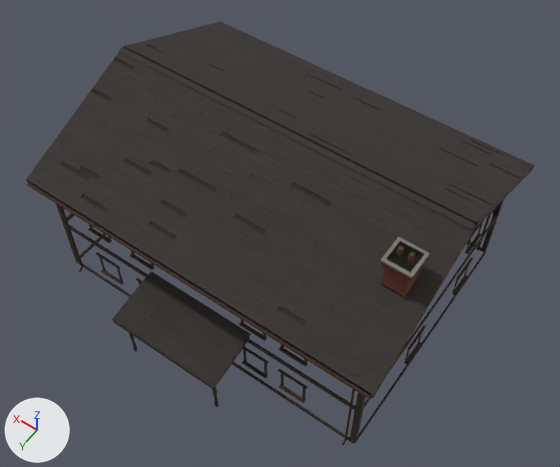
Before and after pictures for a commit that changed the glTF model assets/blender/glb/FarmhouseExterior.glb.
One viewpoint serves both versions: a camera (50 mm lens) standing at (-53.6, 75.6, 126.3) and looking at (-3.4, 5.4, 15.9). The lights are fixed; the arrows at lower left show +X, +Y and +Z. The first picture is the older version.

Before the edit, the objects in view are built like this:
```python
me_farmhouseexterior_brick = bpy.data.meshes.new('FarmhouseExterior_brick')
me_farmhouseexterior_brick.from_pydata(...)  # a box spanning x -32.0..-28.0, y 10.0..14.0, z 19.0..37.2; a box spanning x -32.2..-27.8, y 9.8..14.2, z 35.6..36.2; a box spanning x -32.5..-27.5, y 9.6..14.4, z 36.2..36.8; a 10-sided cylinder along z spanning x -31.3..-30.5, y 11.6..12.4, z 37.2..38.5; a 10-sided cylinder along z spanning x -29.5..-28.7, y 11.6..12.4, z 37.2..38.5
me_farmhouseexterior_brick.materials.append(mat_m_brick)
me_farmhouseexterior_roof_deck = bpy.data.meshes.new('FarmhouseExterior_roof_deck')
me_farmhouseexterior_roof_deck.from_pydata(...)  # 24 vertices, 36 faces; spans x -35.3..35.3, y -27.2..34.7, z 11.2..36.1
me_farmhouseexterior_roof_deck.materials.append(mat_m_roof_deck)
me_farmhouseexterior_shingle = bpy.data.meshes.new('FarmhouseExterior_shingle')
me_farmhouseexterior_shingle.from_pydata(...)  # 6456 vertices, 9684 faces; spans x -35.3..35.3, y -27.3..34.7, z 11.6..36.4
me_farmhouseexterior_shingle.materials.append(mat_m_shingle)
ob_farmhouseexterior_brick = bpy.data.objects.new('FarmhouseExterior_brick', me_farmhouseexterior_brick)
ob_farmhouseexterior_brick.location = (0.0, 0.0, 0.0)
ob_farmhouseexterior_roof_deck = bpy.data.objects.new('FarmhouseExterior_roof_deck', me_farmhouseexterior_roof_deck)
ob_farmhouseexterior_roof_deck.location = (0.0, 0.0, 0.0)
ob_farmhouseexterior_shingle = bpy.data.objects.new('FarmhouseExterior_shingle', me_farmhouseexterior_shingle)
ob_farmhouseexterior_shingle.location = (0.0, 0.0, 0.0)
# also in view: 'FarmhouseExterior_concrete' at (-30.0, 12.0, 37.0); 'FarmhouseExterior_trim' at (0.0, 3.7, 18.1); 'FarmhouseExterior_iron' at (0.0, 0.0, 15.2)
```
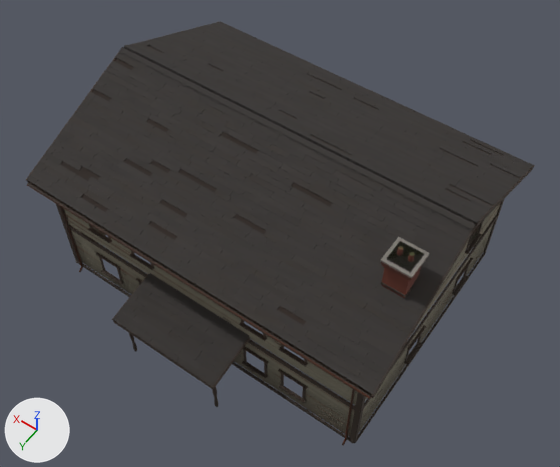
Location of each change, [x1, y1, x2, y2] in pixels of the pictures (560 x 467 px):
```json
{"object": "FarmhouseExterior_clapboard_farm", "change": "added", "after": [63, 203, 501, 437]}
```

Scene script edits in JSON lines:
```json
{"op": "add", "block": "mat_m_clapboard_farm", "code": ["mat_m_clapboard_farm = bpy.data.materials.new('M_clapboard_farm')", "mat_m_clapboard_farm.use_nodes = True; mat_m_clapboard_farm.node_tree.nodes.clear()", "_N = mat_m_clapboard_farm.node_tree.nodes; _L = mat_m_clapboard_farm.node_tree.links", "n0 = _N.new('ShaderNodeBsdfPrincipled'); n0.name = 'Principled BSDF'", "n0.inputs[2].default_value = 0.9  # 'Roughness'", "n1 = _N.new('ShaderNodeOutputMaterial'); n1.name = 'Material Output'", "n2 = _N.new('ShaderNodeVertexColor'); n2.name = 'Color Attribute'", "_L.new(n0.outputs[0], n1.inputs[0])  # 'BSDF' to 'Surface'", "_L.new(n2.outputs[0], n0.inputs[0])  # 'Color' to 'Base Color'"]}
{"op": "add", "block": "me_farmhouseexterior_clapboard_farm", "code": ["me_farmhouseexterior_clapboard_farm = bpy.data.meshes.new('FarmhouseExterior_clapboard_farm')", "me_farmhouseexterior_clapboard_farm.from_pydata(...)  # 3104 vertices, 4656 faces; spans x -32.7..32.7, y -24.7..24.7, z 0.7..23.4", "me_farmhouseexterior_clapboard_farm.materials.append(mat_m_clapboard_farm)"]}
{"op": "add", "block": "ob_farmhouseexterior_clapboard_farm", "code": ["ob_farmhouseexterior_clapboard_farm = bpy.data.objects.new('FarmhouseExterior_clapboard_farm', me_farmhouseexterior_clapboard_farm)", "ob_farmhouseexterior_clapboard_farm.location = (0.0, 0.0, 0.0)"]}
```
